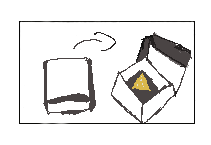
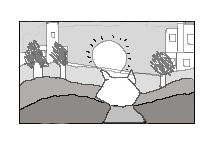
Layered file, before and after one edit (211px x 145px). Changes by layer:
painted on "Capa 1" over (18, 21, 195, 124)